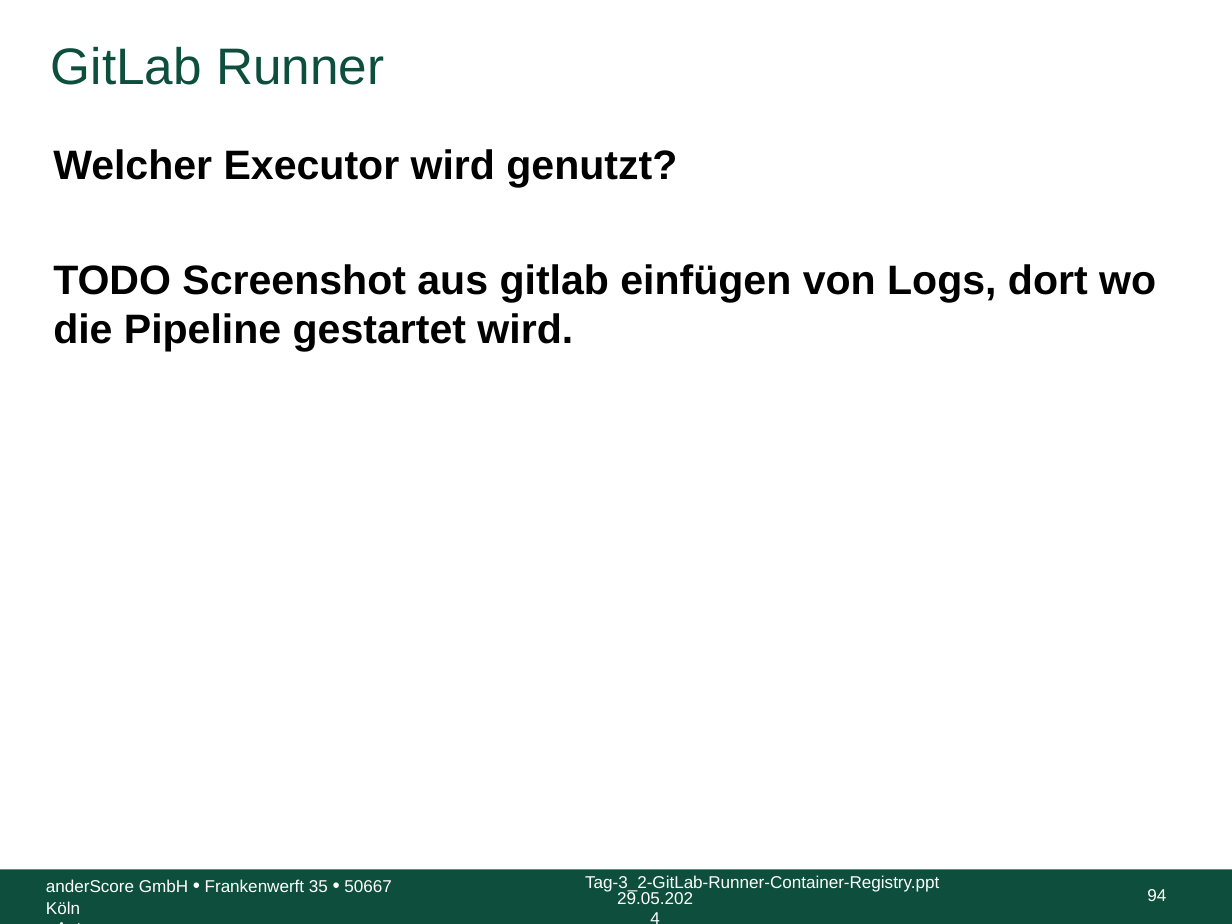
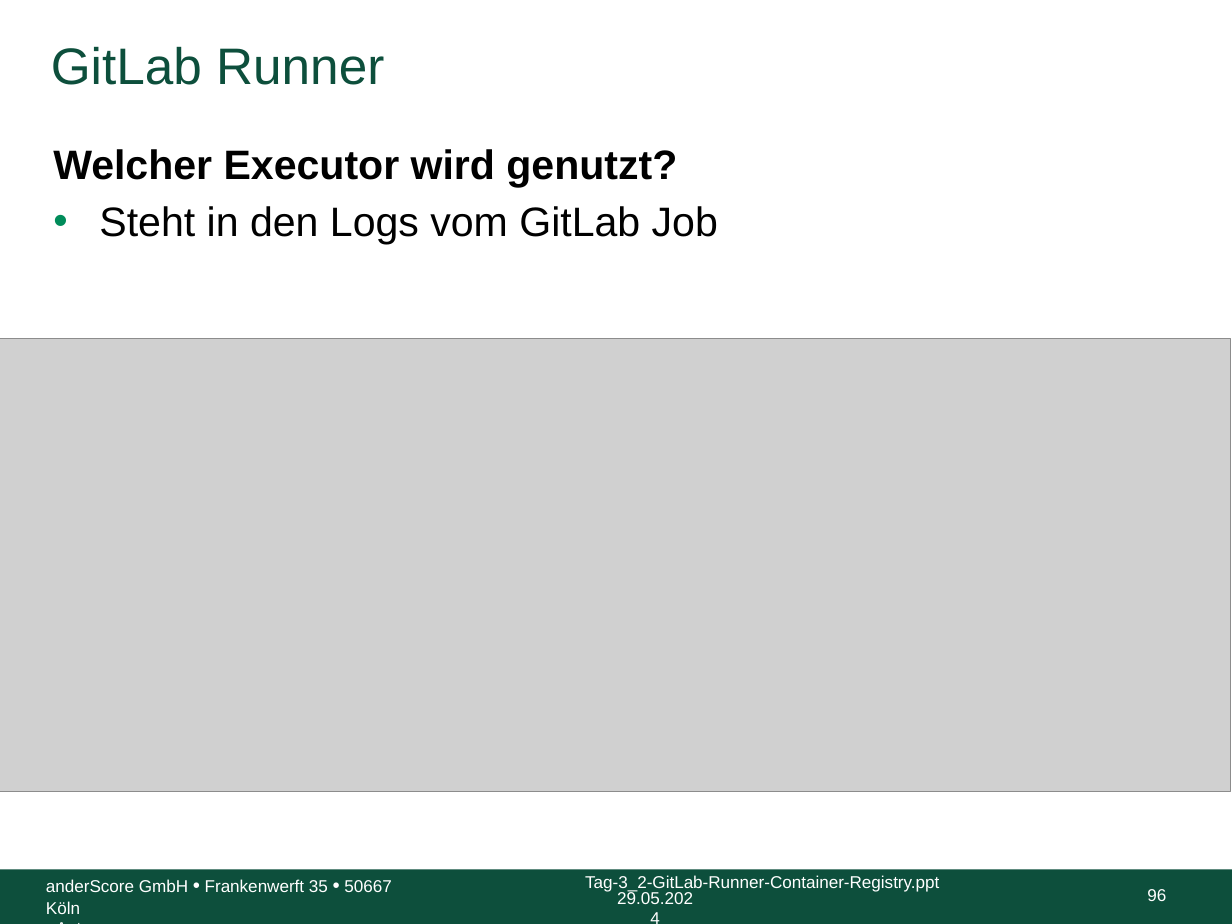
Before and after one commit to anderscore-gmbh/gitlab, a slide deck: slide 96 of slides/Tag-3_2-GitLab-Runner-Container-Registry.pptx (slide 94 before the commit). Drawn at 1232x924 pixels with LibreOffice and Linux fonts; fonts in the diff are those of the drawing; grey boxes stand for pictures; background and template pictures are left out. Boxes give left, top, right and bottom in pixels: in the first picture for what was removed or moved away, otherwise in the second. Text is boxed around its words. In the diff, an @@ line names an element or a change of style, - is before the commit and + after.

```diff
--- a/slides/Tag-3_2-GitLab-Runner-Container-Registry.pptx
+++ b/slides/Tag-3_2-GitLab-Runner-Container-Registry.pptx
@@ text at [99,206,718,245]: text changed; bold off @@
-TODO Screenshot aus gitlab einfügen von Logs, dort wo die Pipeline gestartet wird.
+• Steht in den Logs vom GitLab Job
@@ picture added at [0,339,1231,792] @@
@@ page number at [1147,889,1166,901]: text changed @@
-94
+96
```
Also in this commit, not shown: 1 other slide changed, 6 slides added, 7 other files.
